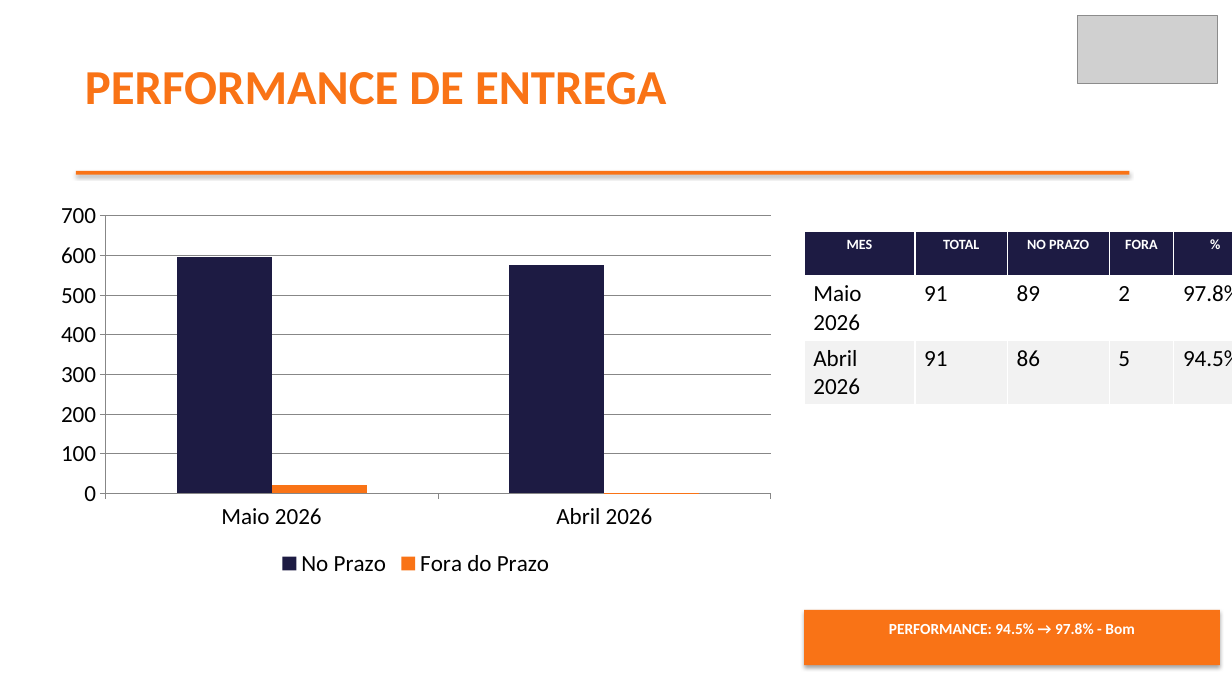
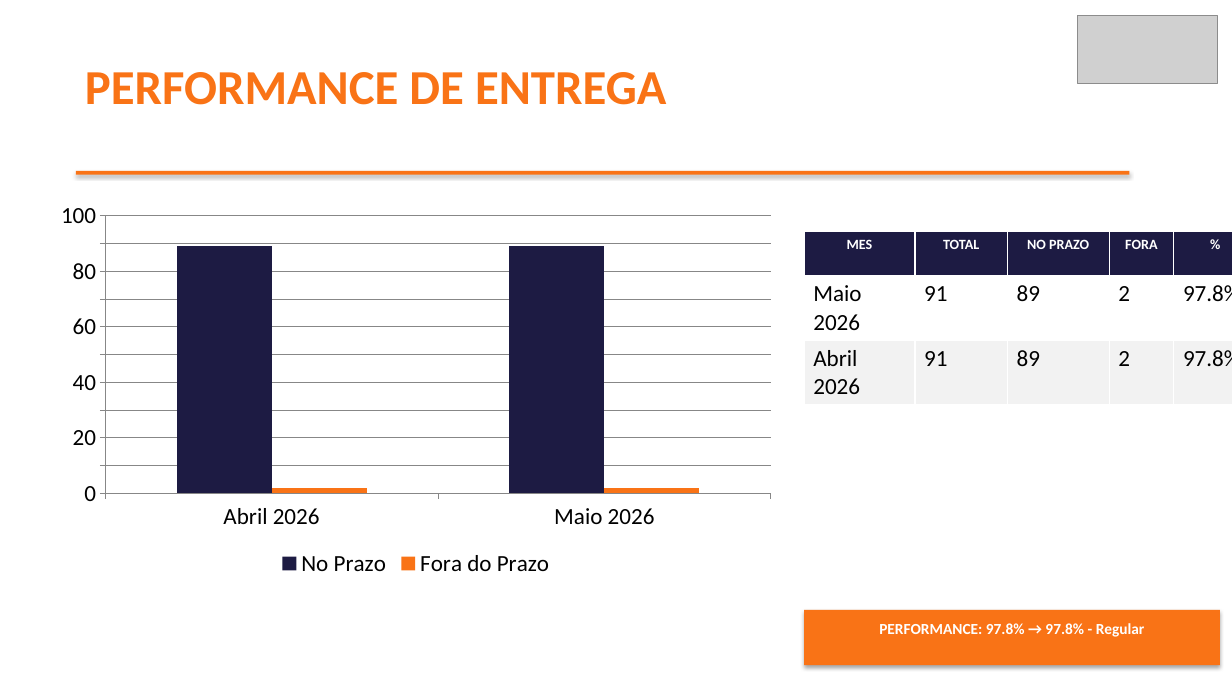
Before and after one commit to brendaelicia-sketch/PortoEX, a slide deck: slide 3 of pptx/maio_2026/IGP_-_CLINI_COMERCIO_IMPORTAC.pptx. Drawn at 1232x693 pixels with LibreOffice and Linux fonts; fonts in the diff are those of the drawing; grey boxes stand for pictures. Boxes give left, top, right and bottom in pixels: in the first picture for what was removed or moved away, otherwise in the second. Text is boxed around its words. In the diff, an @@ line names an element or a change of style, - is before the commit and + after.

```diff
--- a/pptx/maio_2026/IGP_-_CLINI_COMERCIO_IMPORTAC.pptx
+++ b/pptx/maio_2026/IGP_-_CLINI_COMERCIO_IMPORTAC.pptx
@@ column chart at [46,194,786,582] @@
-categories: Maio 2026, Abril 2026
+categories: Abril 2026, Maio 2026
-No Prazo: 600, 580
+No Prazo: 89, 89
-Fora do Prazo: 20, 0
+Fora do Prazo: 2, 2
@@ table at [804,231,1232,398] @@
-row 3: Abril 2026 | 91 | 86 | 5 | 94.5%
+row 3: Abril 2026 | 91 | 89 | 2 | 97.8%
@@ text at [879,623,1145,637]: text changed @@
-PERFORMANCE: 94.5% → 97.8% - Bom
+PERFORMANCE: 97.8% → 97.8% - Regular
```
Also in this commit, not shown: 4 other slides changed, 1 slide added, 1 slide removed.
